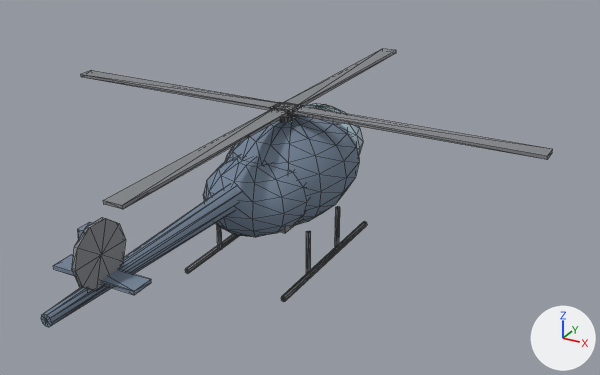
What one commit did to the OBJ model wardogs-mod/src/main/resources/assets/wardogs/models/vehicle/mh6.obj.
One viewpoint serves both versions: a 50 mm camera at (6.05, -10.35, 6.39) aimed at (0.43, -0.14, 1.28). Every picture has the same lights, and +X, +Y and +Z are marked at lower right. The older version comes first. Mesh edges are drawn as thin lines. Where no turn or scale is listed for an object, it has been applied to the vertices. Vertices at exactly the same position are counted once.

Names of what the first picture shows: 'model'.
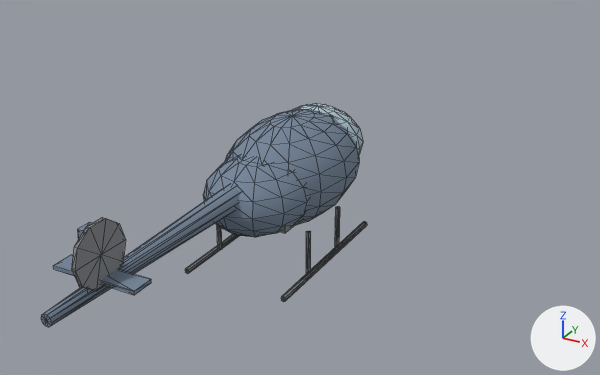
The change, as a list of edits to the scene's bpy script:
```text
Change me_model:
    used by ob_model
    remove me_model.from_pydata(...)  # 534 vertices, 988 faces; spans x -4.0..4.0, y -5.0..4.2, z 0.05..2.41
    add me_model.from_pydata(...)  # 462 vertices, 868 faces; spans x -0.95..0.95, y -5.0..1.95, z 0.05..2.35
    me_model part 1: 6 loose pieces with 72 vertices, spanning x -4.0..4.0, y -3.8..4.2, z 1.97..2.41, are deleted
```

Where the change shows, as pixel boxes (x1, y1, x2, y2) in the pictures (600 x 375 px):
'model', reshaped (36% narrower, 19% shorter): before (41, 49, 553, 327); after (41, 103, 367, 327)
part 1 of me_model, deleted: before (81, 49, 553, 209)
